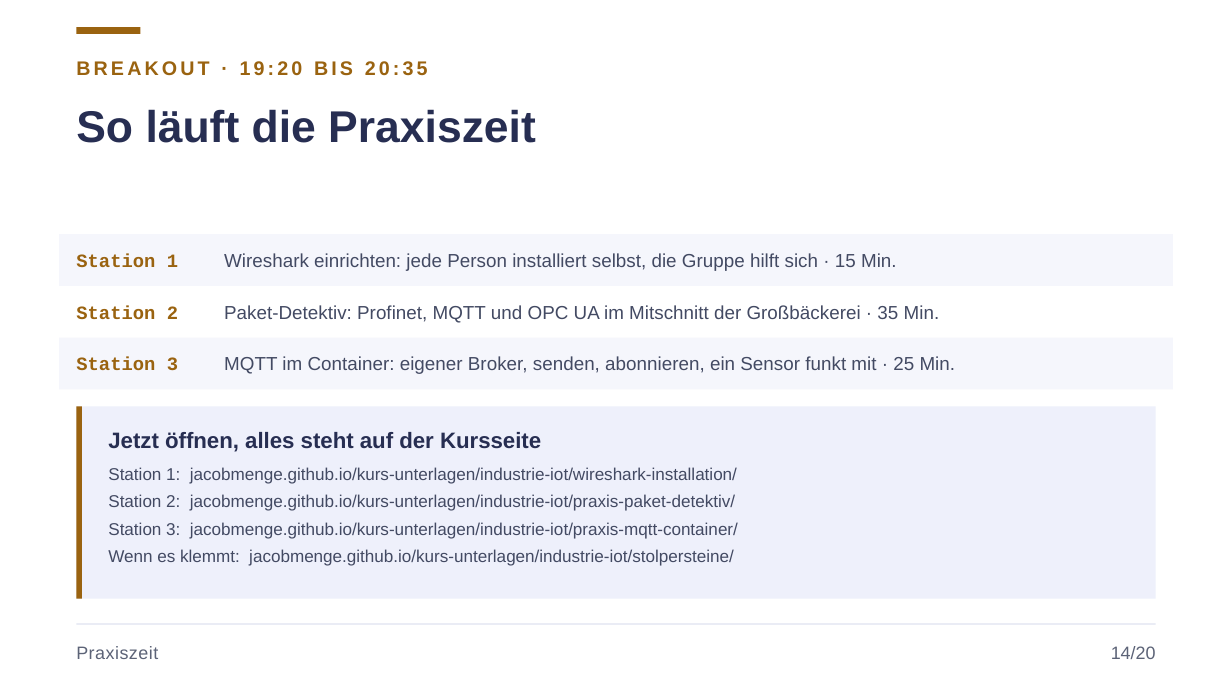
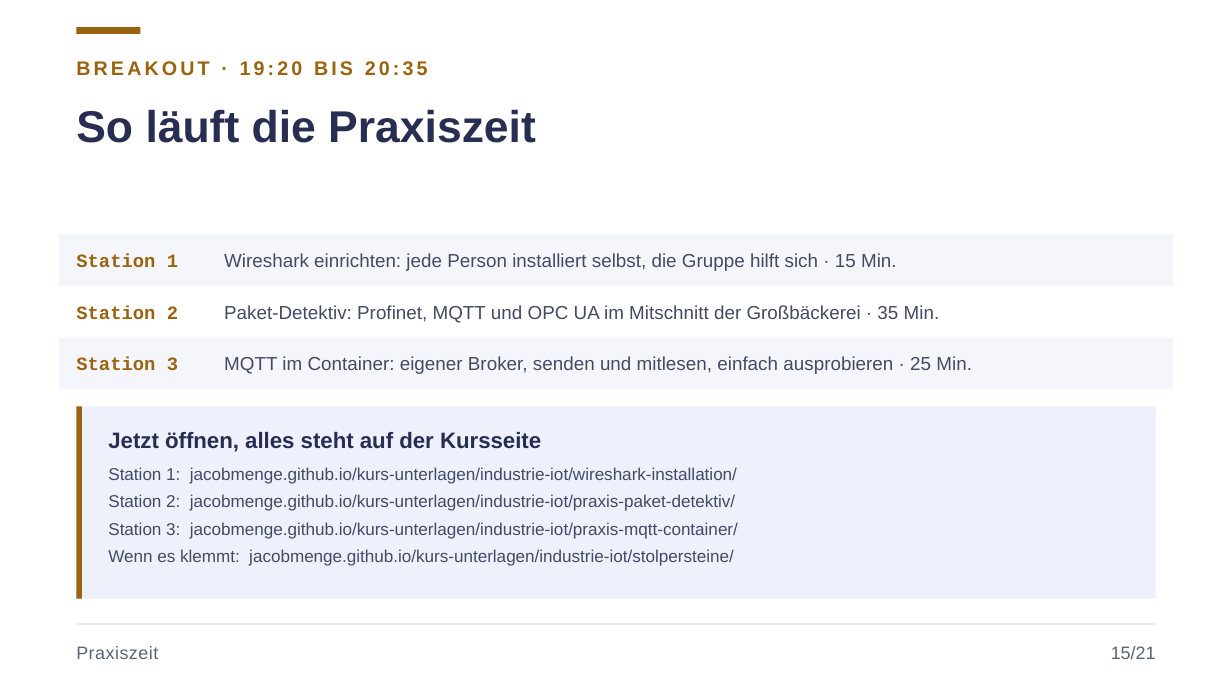
Before and after one commit to JacobMenge/kurs-unterlagen, a slide deck: slide 19 of folien/09-industrie-iot.pptx (slide 18 before the commit). Drawn at 1232x693 pixels with LibreOffice and Linux fonts; fonts in the diff are those of the drawing. Boxes give left, top, right and bottom in pixels: in the first picture for what was removed or moved away, otherwise in the second. Text is boxed around its words. In the diff, an @@ line names an element or a change of style, - is before the commit and + after.

```diff
--- a/folien/09-industrie-iot.pptx
+++ b/folien/09-industrie-iot.pptx
@@ text at [224,356,972,374]: text changed @@
-MQTT im Container: eigener Broker, senden, abonnieren, ein Sensor funkt mit · 25 Min.
+MQTT im Container: eigener Broker, senden und mitlesen, einfach ausprobieren · 25 Min.
@@ text at [1111,646,1156,659]: text changed @@
-14/20
+15/21
```
Also in this commit, not shown: 19 other slides changed, 1 slide added, 5 other files.
